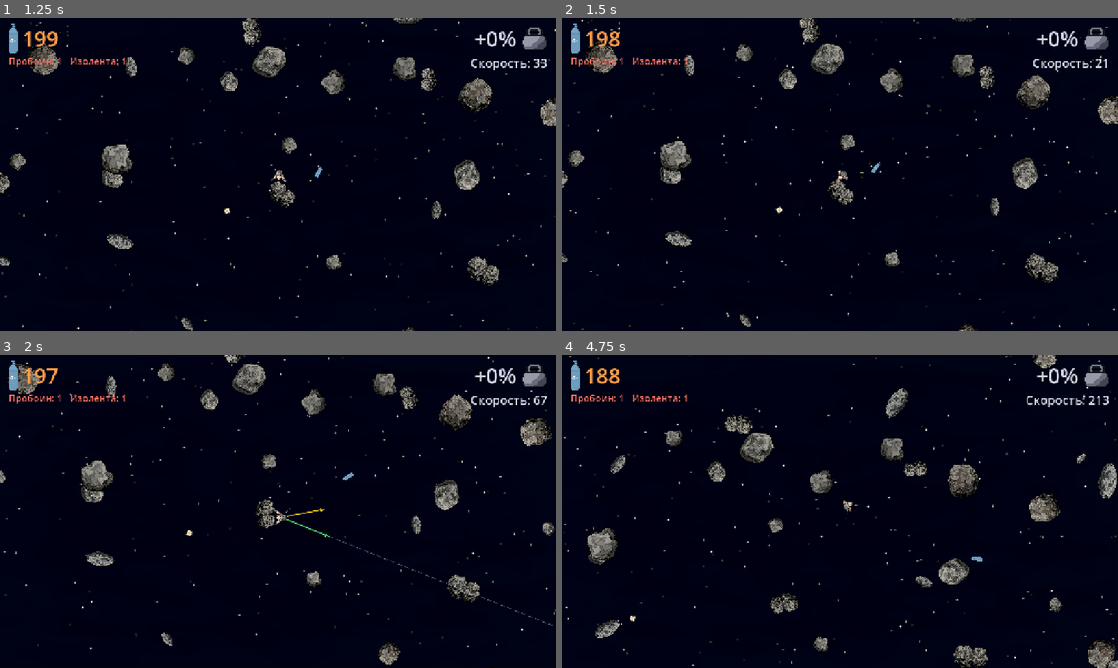
Above: before the commit, frames 1-4 (two rows, left to right).
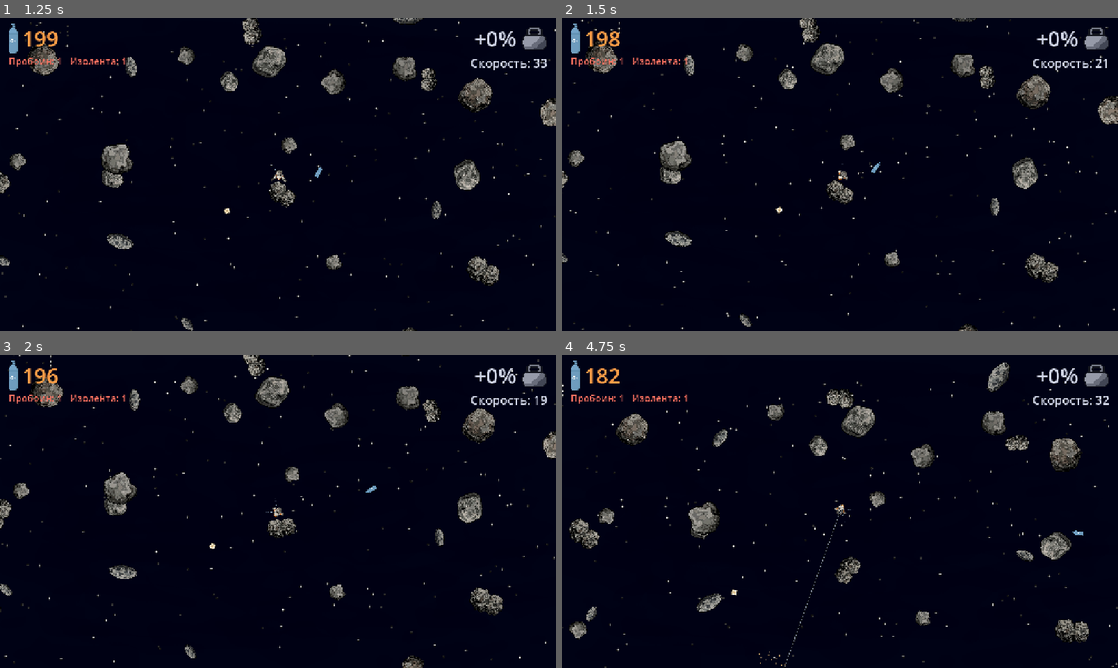
Above: after the commit, the same moments.

Repository: xOnelinx/-space_scrapheap
Game: Godot game, scene res://scenes/main.tscn
Same seed, same stepped clock (60 frames per second), same inputs: the game is played once before the commit and once after it.
Inputs (mouse positions are in pixels of both pictures, inside the frame that each line leads up to):
- Up to frame 1 (1.25 s): click "Начать игру" at 0.5 s
- Up to frame 2 (1.5 s): move the mouse to (962, 158) at 1.27 s; hold D (move_right) from 1.28 s (still down); hold Right mouse button (aim) from 1.28 s (still down); click (962, 158) at 1.42 s
- Up to frame 3 (2 s): keep holding D (move_right); keep holding Right mouse button (aim)
- Up to frame 4 (4.75 s): move the mouse to (728, 527) at 2.02 s; release D (move_right) at 2.03 s; release Right mouse button (aim) at 2.03 s; hold S (move_down) 2.03-2.78 s; right-click (728, 527) at 2.1 s; move the mouse to (895, 442) at 2.77 s; hold D (move_right) 2.78-3.53 s; hold G (drop_cargo) 2.78-3.53 s; right-click (895, 442) at 3.05 s; move the mouse to (812, 574) at 3.52 s; hold W (move_up) 3.53-4.28 s; tap E (harpoon) at 3.6 s; click (812, 574) at 3.67 s; right-click (812, 574) at 3.8 s; move the mouse to (1006, 558) at 4.27 s; hold A (move_left) from 4.28 s (still down); hold F (hatch) from 4.28 s (still down); right-click (1006, 558) at 4.55 s

Frame 1 is identical in both runs. In frame 2, 0.2% of the frame differs, in the area x 47-55%, y 49-60%; in frame 3, 9.6%; in frame 4, 11%, in the area x 0-100%, y 0-100%.

Commit message:
фикс отдачи по астероиду, когда гг сидит на нем

Diff:
--- a/godot/scripts/gun.gd
+++ b/godot/scripts/gun.gd
@@ -6,7 +6,8 @@
 const MUZZLE_SPEED := 780.0
 const RECOIL_SPEED := 64.0
 const RANGE := 960.0
-const SPARK_LIFE := 0.16
+## Столько же, сколько пыль стыковки гарпуна: песчинки успевают разлететься.
+const SPARK_LIFE := 1.05
 ## Клетка крупнее камня: пуля смотрит пару вёдер, а не всю сцену.
 const CELL := 256.0
 
@@ -46,13 +47,13 @@
 
 
 func _recoil(host: Wanderer, aim: Vector2) -> void:
-	## С опоры отдача делится и отпускает ноги, как выстрел гарпуна.
+	## Пуля уносит импульс вперёд. Ноги давят на камень в ту же сторону, что и отдача, не вслед за иглой.
 	var back := -aim * RECOIL_SPEED
 	var stood := host.dock.body
 	if host.dock.docked and not host.dock.inside and Body.is_body(stood):
 		var share := SpaceRock.push_share(host.get_mass(), Body.mass(stood))
 		host.velocity = Body.velocity_at(stood, host.global_position) + back * share
-		host.add_body_impulse(stood, -back * host.get_mass() * share, host.global_position)
+		host.add_body_impulse(stood, back * host.get_mass() * share, host.global_position)
 		host.undock()
 		return
 	host.add_impulse(back * host.get_mass())
@@ -126,10 +127,14 @@
 
 
 func _strike(host: Wanderer, rock: Node2D, world_point: Vector2, dir: Vector2) -> void:
-	var spark := Spark.new()
-	spark.at = world_point
-	spark.life = SPARK_LIFE
-	sparks.append(spark)
+	var away := world_point - rock.global_position
+	var stone := rock as SpaceRock
+	if stone != null and not stone.hull and away.length_squared() > 1.0:
+		var spark := Spark.new()
+		spark.at = world_point
+		spark.dir = away.normalized()
+		spark.life = SPARK_LIFE
+		sparks.append(spark)
 	## Импульс в центр: спин пишется отдельно, иначе плечо посчитается дважды.
 	var tip_mass := Wanderer.MASS * RECOIL_SPEED / MUZZLE_SPEED
 	var mass := Body.mass(rock)
@@ -158,4 +163,5 @@
 
 class Spark extends RefCounted:
 	var at := Vector2.ZERO
+	var dir := Vector2.ZERO
 	var life := 0.0
--- a/godot/scripts/gun_view.gd
+++ b/godot/scripts/gun_view.gd
@@ -1,8 +1,13 @@
 class_name GunView
 extends Node2D
 
-## Короткий след пули и искра попадания.
+## Игла, не луч. Удар в астероид поднимает песок.
 
+const NEEDLE := Color(0.16, 0.15, 0.14, 1.0)
+## Светлый кант: само тело на фоне космоса пропадает.
+const NEEDLE_EDGE := Color(0.86, 0.84, 0.78, 1.0)
+const SAND := Color(0.76, 0.62, 0.4, 1.0)
+const SAND_DARK := Color(0.45, 0.38, 0.3, 1.0)
 
 var _gun: Gun
 
@@ -23,12 +28,38 @@
 	for round in _gun.rounds:
 		if round.vel.length_squared() < 1.0:
 			continue
-		var at := to_local(round.pos)
-		var tail := to_local(round.pos - round.vel.normalized() * 12.0)
-		draw_line(tail, at, Color(1.0, 0.94, 0.62), 2.0, false)
+		var dir := round.vel.normalized()
+		var side := Vector2(-dir.y, dir.x)
+		var tail := round.pos - dir * 16.0
+		_draw_needle(round.pos, tail, side * 2.4, NEEDLE_EDGE)
+		_draw_needle(round.pos - dir * 3.0, tail + dir * 2.0, side * 1.1, NEEDLE)
 	for spark in _gun.sparks:
-		var fade := clampf(spark.life / Gun.SPARK_LIFE, 0.0, 1.0)
-		var at := to_local(spark.at)
-		var color := Color(1.0, 0.62, 0.2, fade)
-		draw_line(at + Vector2(-3, 0), at + Vector2(3, 0), color, 1.0, false)
-		draw_line(at + Vector2(0, -3), at + Vector2(0, 3), color, 1.0, false)
+		var age := 1.0 - spark.life / Gun.SPARK_LIFE
+		_draw_sand(to_local(spark.at), spark.dir, age)
+
+
+func _draw_needle(tip: Vector2, tail: Vector2, side: Vector2, color: Color) -> void:
+	draw_colored_polygon(PackedVector2Array([
+		to_local(tip),
+		to_local(tail + side),
+		to_local(tail - side),
+	]), color)
+
+
+func _draw_sand(at: Vector2, dir: Vector2, age: float) -> void:
+	var aim := dir.rotated(-global_rotation)
+	if aim.length_squared() <= 0.01:
+		return
+	aim = aim.normalized()
+	var life := clampf(age, 0.0, 1.0)
+	var fade := 1.0 - smoothstep(0.5, 1.0, life)
+	for i in 12:
+		var spread := lerpf(-1.45, 1.45, float(i) / 11.0)
+		var outward := Vector2.from_angle(aim.angle() + spread * 0.8)
+		var hop := lerpf(0.65, 1.15, float(i % 3) / 2.0)
+		var dist := lerpf(8.0, 48.0, life) * hop
+		var side := Vector2(-outward.y, outward.x) * sin(float(i) * 2.1) * life * 6.0
+		var grain := at + outward * dist + side
+		var shade := SAND if i % 2 == 0 else SAND_DARK
+		var s := lerpf(3.6, 2.2, life)
+		draw_rect(Rect2(grain - Vector2(s, s) * 0.5, Vector2(s, s)), Color(shade.r, shade.g, shade.b, fade))
--- a/godot/scripts/tether.gd
+++ b/godot/scripts/tether.gd
@@ -245,12 +245,13 @@
 
 
 func _recoil(host: Wanderer, aim: Vector2) -> void:
+	## Болт уносит импульс вперёд. Ноги давят на камень в ту же сторону, что и отдача.
 	var back := -aim * RECOIL_SPEED
 	var stood := host.dock.body
 	if host.dock.docked and not host.dock.inside and Body.is_body(stood):
 		var share := SpaceRock.push_share(host.get_mass(), Body.mass(stood))
 		host.velocity = Body.velocity_at(stood, host.global_position) + back * share
-		host.add_body_impulse(stood, -back * host.get_mass() * share, host.global_position)
+		host.add_body_impulse(stood, back * host.get_mass() * share, host.global_position)
 		host.undock()
 		return
 	host.add_impulse(back * host.get_mass())
--- a/godot/tests/verify_core.gd
+++ b/godot/tests/verify_core.gd
@@ -727,8 +727,8 @@
 	if wanderer.dock.docked or wanderer.velocity.x >= -1.0:
 		fail("С тела выстрел не отдал назад")
 		return false
-	if heavy.drift_velocity.x <= before + 0.2:
-		fail("Опора не получила реакцию выстрела")
+	if heavy.drift_velocity.x >= before - 0.01:
+		fail("Опора получила реакцию в сторону выстрела")
 		return false
 	if not wanderer.tether.flying() or wanderer.tether.anchor == heavy:
 		fail("Выстрел с камня сразу сел на него")
--- a/godot/tests/verify_gun.gd
+++ b/godot/tests/verify_gun.gd
@@ -52,6 +52,7 @@
 	wanderer.velocity = Vector2.ZERO
 	var rim := rock.get_hit_radius() * 0.65
 	wanderer.global_position = rock.global_position + Vector2(-(rock.get_hit_radius() + 80.0), rim)
+	wanderer.gun.sparks.clear()
 	wanderer.fire_gun(Vector2.RIGHT)
 	if absf(wanderer.velocity.x + Gun.RECOIL_SPEED) > 0.05 or absf(wanderer.velocity.y) > 0.05:
 		fail("Выстрел в пустоте не отдал назад: %s" % wanderer.velocity)
@@ -63,6 +64,14 @@
 		return false
 	if wanderer.gun.rounds.size() != 0:
 		fail("Пуля осталась после попадания")
+		return false
+	if wanderer.gun.sparks.is_empty():
+		fail("Попадание в астероид не подняло песок")
+		return false
+	var spray := wanderer.gun.sparks[0]
+	var away := spray.at - rock.global_position
+	if away.length_squared() < 1.0 or spray.dir.dot(away.normalized()) < 0.5:
+		fail("Песок полетел не от камня")
 		return false
 	return true
 
@@ -80,8 +89,8 @@
 	if wanderer.dock.docked or wanderer.velocity.x >= -1.0:
 		fail("Выстрел с камня не оттолкнул")
 		return false
-	if rock.drift_velocity.x <= 0.01:
-		fail("Опора не получила отдачу выстрела")
+	if rock.drift_velocity.x >= -0.01:
+		fail("Опора получила отдачу в сторону выстрела")
 		return false
 	wanderer.gun.integrate(wanderer, 0.05)
 	if wanderer.gun.rounds.is_empty():
